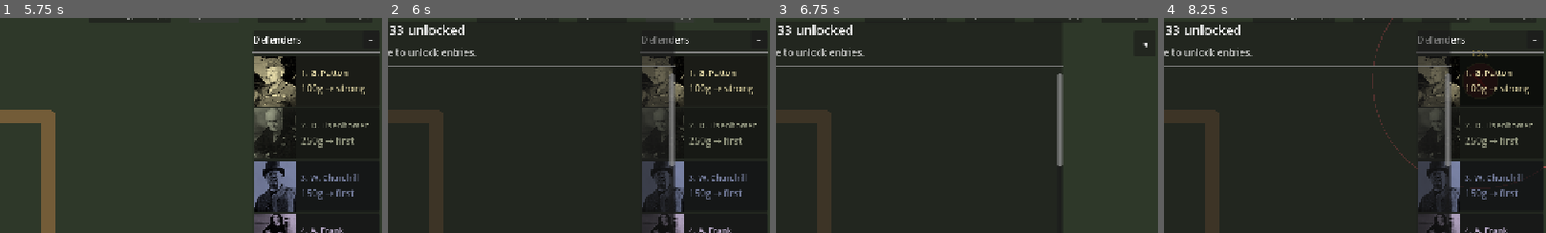
Above: before the commit, frames 1-4 (left to right).
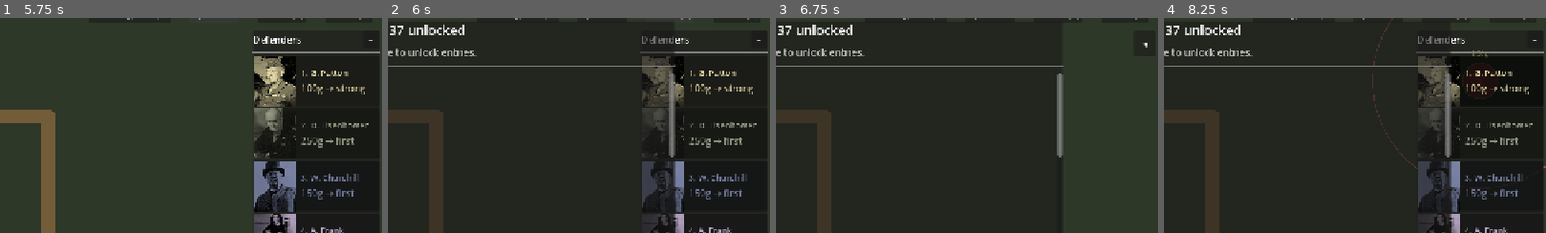
Above: after the commit, the same moments.

Repository: Josh-Buck/wwii-td
Game: Godot game, scene res://scenes/main/Main.tscn
Two runs of this game, one before a commit and one after it. Both use one fixed random seed, a clock stepped at 60 frames per second and the inputs below.
Inputs (mouse positions are % of the whole screen's width and height, from its top left):
- Up to frame 1 (5.75 s): click "Start Run" at 0.5 s; click "Start Wave 1 ▶" at 1.25 s; click "Bombing Run (B)" at 2 s; click "Click target… (Esc)" at 2.75 s; click "Speed: 1x" at 3.5 s; click "Speed: 2x" at 4.25 s; click "Speed: 4x" at 5 s
- Up to frame 2 (6 s): click "Codex (C)" at 5.75 s
- Up to frame 3 (6.75 s): click "−" at 6.5 s
- Up to frame 4 (8.25 s): click "◂" at 7.25 s; click (91, 20) at 8.02 s
The pictures show only the part of the screen within x 50-100%, y 5-55%; the shares and areas given below are measured in that part.

Frame 1 is identical in both runs. In frame 2, 0.1% of the frame differs, in the area x 2-76%, y 3-69%; in frame 3, 0.1%; in frame 4, 0.1%.

Commit message:
feat: Manhattan Project ultimate
- Four sourced codex entries (Oppenheimer, Trinity, Hiroshima, Nagasaki)
  auto-unlock as the player clears waves 5, 8, 11, 13.
- Once all four are in the codex, a Manhattan Project button appears
  in the TopBar. Clicking opens a confirmation dialog naming the cost.
- On confirm: every enemy on the battlefield takes pierce damage that
  exceeds any HP pool (clearing the map) and the run is flagged for
  -50% War Effort earned. Once per run.
- Follows CLAUDE.md content guardrails: not a free win button, comes
  with a permanent narrative cost; codex sourced from Hiroshima Peace
  Memorial Museum, Nagasaki Atomic Bomb Museum, Rhodes, Bird/Sherwin.

Diff:
--- a/autoload/GameState.gd
+++ b/autoload/GameState.gd
@@ -12,6 +12,8 @@
 var held_shares: Dictionary = {}  ## stock id -> count
 var has_free_upgrade: bool = false  ## roguelike shop: consume on next upgrade
 var free_tower_pending: StringName = &""  ## roguelike shop: free placement queued
+var manhattan_used: bool = false  ## true after the player uses the Manhattan Project once
+var manhattan_penalty: bool = false  ## halves WEP earned this run if true
 
 # Per-run statistics (reset on reset_run, displayed on end screen)
 var stat_kills: int = 0
@@ -28,6 +30,8 @@
 	held_shares.clear()
 	has_free_upgrade = false
 	free_tower_pending = &""
+	manhattan_used = false
+	manhattan_penalty = false
 	stat_kills = 0
 	stat_gold_from_kills = 0
 	stat_bonds_purchased = 0
--- /dev/null
+++ b/data/codex/hiroshima.tres
@@ -0,0 +1,14 @@
+[gd_resource type="Resource" script_class="CodexEntry" load_steps=2 format=3]
+
+[ext_resource type="Script" path="res://scripts/resources/codex_entry.gd" id="1"]
+
+[resource]
+script = ExtResource("1")
+id = &"hiroshima"
+title = "Hiroshima (6 August 1945)"
+body = "At 8:15 a.m. local time, a B-29 Superfortress named Enola Gay dropped a uranium gun-type bomb — codenamed 'Little Boy' — over the city of Hiroshima. The bomb detonated at about 580 m above ground, producing a yield of around 15 kilotons.
+
+Hiroshima was a Japanese military headquarters and supply node, but the population at the time was overwhelmingly civilian. Estimates of those killed immediately or in the first months from blast, fire, and acute radiation sickness range from 70,000 to 140,000 people. Tens of thousands more died over the following years from radiation-related cancers and injuries; the hibakusha — atomic-bomb survivors — and their families continue to live with that legacy.
+
+President Harry S. Truman, in a statement after the bombing, called Hiroshima 'a military base' chosen 'because we wished in this first attack to avoid, in so far as possible, the killing of civilians.' That framing has been the subject of historical debate ever since."
+sources = "Sources: Hiroshima Peace Memorial Museum, United States Holocaust Memorial Museum (Pacific theatre archives), The Making of the Atomic Bomb (Richard Rhodes), John Hersey's 'Hiroshima' (1946)."
--- /dev/null
+++ b/data/codex/nagasaki.tres
@@ -0,0 +1,14 @@
+[gd_resource type="Resource" script_class="CodexEntry" load_steps=2 format=3]
+
+[ext_resource type="Script" path="res://scripts/resources/codex_entry.gd" id="1"]
+
+[resource]
+script = ExtResource("1")
+id = &"nagasaki"
+title = "Nagasaki (9 August 1945)"
+body = "Three days after Hiroshima, at 11:02 a.m. local time, a B-29 named Bockscar dropped a plutonium implosion bomb — codenamed 'Fat Man' — over Nagasaki. The intended target was Kokura; cloud cover diverted the mission. Detonation at about 500 m altitude produced a yield of roughly 21 kilotons.
+
+The valley terrain partially confined the blast, but immediate deaths are estimated at 40,000 to 80,000, with a comparable number dying in the following months. Among those killed were Allied prisoners of war held at a camp on the city's outskirts, conscripted Korean labourers, and a substantial Japanese Catholic community concentrated near the hypocenter at Urakami Cathedral.
+
+On 15 August Emperor Hirohito's recorded surrender broadcast was aired; formal surrender was signed aboard the USS Missouri on 2 September 1945. The debate over whether the atomic bombings were necessary to end the war — whether a Soviet declaration of war (8 August), continued conventional bombing, or a demonstration blast might have produced the same result — has continued among historians for eight decades."
+sources = "Sources: Nagasaki Atomic Bomb Museum, United States Strategic Bombing Survey (1946), The Decision to Use the Atomic Bomb (Gar Alperovitz), Racing the Enemy (Tsuyoshi Hasegawa)."
--- /dev/null
+++ b/data/codex/oppenheimer.tres
@@ -0,0 +1,14 @@
+[gd_resource type="Resource" script_class="CodexEntry" load_steps=2 format=3]
+
+[ext_resource type="Script" path="res://scripts/resources/codex_entry.gd" id="1"]
+
+[resource]
+script = ExtResource("1")
+id = &"oppenheimer"
+title = "J. Robert Oppenheimer (1904-1967)"
+body = "American theoretical physicist. Scientific director of Project Y at Los Alamos from 1943 to 1945 — the laboratory inside the broader Manhattan Project that designed and built the first atomic bombs.
+
+Oppenheimer assembled and led a community of several thousand scientists and engineers — including Hans Bethe, Enrico Fermi, Richard Feynman, Stanislaw Ulam, and Niels Bohr — under extraordinary wartime conditions. He chose the test site at Alamogordo and named the first test 'Trinity' after a Donne sonnet.
+
+After witnessing the Trinity test on 16 July 1945, he later said the line from the Bhagavad Gita 'Now I am become Death, the destroyer of worlds' came into his mind. He spent the rest of his career arguing publicly for civilian control of nuclear weapons and against the U.S. hydrogen-bomb programme. In 1954, in a politically charged hearing during the second Red Scare, his security clearance was revoked. It was posthumously restored by the U.S. Department of Energy in 2022."
+sources = "Sources: American Prometheus (Kai Bird & Martin J. Sherwin), Atomic Heritage Foundation, U.S. Department of Energy."
--- /dev/null
+++ b/data/codex/trinity.tres
@@ -0,0 +1,14 @@
+[gd_resource type="Resource" script_class="CodexEntry" load_steps=2 format=3]
+
+[ext_resource type="Script" path="res://scripts/resources/codex_entry.gd" id="1"]
+
+[resource]
+script = ExtResource("1")
+id = &"trinity"
+title = "Trinity — first nuclear test (16 July 1945)"
+body = "The first detonation of a nuclear weapon. Conducted at 5:29 a.m. local time at the White Sands Proving Ground in the Jornada del Muerto desert of southern New Mexico, about 340 km south of Los Alamos.
+
+The device — codenamed 'the gadget' — was a plutonium implosion design, the same configuration later used at Nagasaki. It produced a yield of about 21 kilotons of TNT equivalent; the fireball reached roughly 12 km in altitude. The flash was seen 270 km away in Albuquerque, and the shockwave broke windows in Silver City.
+
+Physicists at the test pool reportedly held five-dollar bets on the yield; some had wagered the test would ignite the atmosphere. Enrico Fermi dropped torn pieces of paper from his hand to estimate the blast wave and arrived at roughly 10 kilotons — a remarkable improvised measurement. Sixteen days later, on 6 August, a uranium gun-type bomb destroyed Hiroshima; three days after that, a Trinity-design plutonium bomb destroyed Nagasaki."
+sources = "Sources: Atomic Heritage Foundation, U.S. Department of Energy, The Making of the Atomic Bomb (Richard Rhodes)."
--- a/scenes/map/Map.gd
+++ b/scenes/map/Map.gd
@@ -291,6 +291,8 @@
 	# 2 WEP per wave + 10 victory bonus + 1 per kill / 25 so a real run earns
 	# enough to recruit a figure (5-18 WEP) without grinding 4 runs each time.
 	var earned := waves_cleared * 2 + (10 if victory else 0) + (GameState.stat_kills / 25)
+	if GameState.manhattan_penalty:
+		earned = int(earned * 0.5)
 	var total := wave_director.wave_count() if wave_director else 9
 	MetaProgress.award_war_effort(earned)
 	if hud and hud.has_method("show_end_screen"):
--- a/scenes/ui/HUD.gd
+++ b/scenes/ui/HUD.gd
@@ -35,6 +35,7 @@
 @onready var pause_quit_btn: Button = $PauseOverlay/Center/VBox/PauseQuitButton
 @onready var speed_btn: Button = $TopBar/SpeedButton
 @onready var bomb_btn: Button = $TopBar/BombButton
+@onready var manhattan_btn: Button = $TopBar/ManhattanButton
 @onready var sidebar: PanelContainer = $TowerSidebar
 @onready var sidebar_list: VBoxContainer = $TowerSidebar/VBox/ScrollContainer/PaletteList
 @onready var sidebar_collapse_btn: Button = $TowerSidebar/VBox/HeaderRow/CollapseButton
@@ -113,6 +114,10 @@
 	"res://data/codex/tojo.tres",
 	"res://data/codex/hitler.tres",
 	"res://data/codex/v2_rocket.tres",
+	"res://data/codex/oppenheimer.tres",
+	"res://data/codex/trinity.tres",
+	"res://data/codex/hiroshima.tres",
+	"res://data/codex/nagasaki.tres",
 	"res://data/codex/audie_murphy.tres",
 	"res://data/codex/zhukov.tres",
 	"res://data/codex/rosie.tres",
@@ -160,6 +165,9 @@
 	speed_btn.pressed.connect(_cycle_speed)
 	_apply_speed()
 	bomb_btn.pressed.connect(_on_bomb_btn_pressed)
+	manhattan_btn.pressed.connect(_on_manhattan_btn_pressed)
+	EventBus.wave_ended.connect(_on_wave_ended_manhattan_chain)
+	_refresh_manhattan_button()
 	end_perk_btn.pressed.connect(_on_perk_btn_pressed)
 	end_recruit_btn.pressed.connect(_open_recruit_screen)
 	end_restart_btn.pressed.connect(_on_restart_pressed)
@@ -250,6 +258,61 @@
 		selection_label.text = "Selected: %s (%dg)" % [stats.display_name, stats.cost]
 	_refresh_palette_highlight(stats)
 
+const _MANHATTAN_CHAIN: Array[StringName] = [&"oppenheimer", &"trinity", &"hiroshima", &"nagasaki"]
+const _MANHATTAN_WAVE_UNLOCKS: Dictionary = {
+	4: &"oppenheimer",  ## after clearing wave 5 (wave index 4)
+	7: &"trinity",      ## after wave 8
+	10: &"hiroshima",   ## after wave 11
+	12: &"nagasaki",    ## after wave 13
+}
+
+func _on_wave_ended_manhattan_chain(idx: int) -> void:
+	if _MANHATTAN_WAVE_UNLOCKS.has(idx):
+		var entry_id: StringName = _MANHATTAN_WAVE_UNLOCKS[idx]
+		MetaProgress.mark_codex_seen(entry_id)
+	_refresh_manhattan_button()
+
+func _is_manhattan_chain_complete() -> bool:
+	for id in _MANHATTAN_CHAIN:
+		if id not in MetaProgress.codex_seen:
+			return false
+	return true
+
+func _refresh_manhattan_button() -> void:
+	var unlocked: bool = _is_manhattan_chain_complete()
+	manhattan_btn.visible = unlocked
+	if not unlocked:
+		return
+	if GameState.manhattan_used:
+		manhattan_btn.text = "Manhattan Project — used"
+		manhattan_btn.disabled = true
+	else:
+		manhattan_btn.text = "Manhattan Project"
+		manhattan_btn.disabled = false
+
+func _on_manhattan_btn_pressed() -> void:
+	if GameState.manhattan_used:
+		return
+	if not _is_manhattan_chain_complete():
+		return
+	var dialog := ConfirmationDialog.new()
+	dialog.title = "Authorize Manhattan Project?"
+	dialog.dialog_text = "This clears every enemy on the battlefield now. The moral cost: -50%% War Effort earned this run, and a permanent codex entry on civilian casualties. Once per run.\n\nProceed?"
+	add_child(dialog)
+	dialog.confirmed.connect(_apply_manhattan)
+	dialog.canceled.connect(dialog.queue_free)
+	dialog.confirmed.connect(dialog.queue_free)
+	dialog.popup_centered()
+
+func _apply_manhattan() -> void:
+	GameState.manhattan_used = true
+	GameState.manhattan_penalty = true
+	for e in get_tree().get_nodes_in_group("enemies"):
+		if is_instance_valid(e) and e.has_method("take_damage"):
+			e.take_damage(99999.0, true)
+	_show_toast("Manhattan Project authorized — battlefield cleared. Codex updated.")
+	_refresh_manhattan_button()
+
 func _on_bomb_btn_pressed() -> void:
 	var br_nodes := get_tree().get_nodes_in_group("bombing_run")
 	if br_nodes.is_empty():
@@ -735,6 +798,7 @@
 	_wave_in_progress = false
 	_waves_completed = 0
 	_refresh_start_wave_btn()
+	_refresh_manhattan_button()
 
 func _on_run_ended_for_btn(_v: bool) -> void:
 	_wave_in_progress = false
--- a/scenes/ui/HUD.tscn
+++ b/scenes/ui/HUD.tscn
@@ -46,6 +46,11 @@
 [node name="BombButton" type="Button" parent="TopBar"]
 text = "Bombing Run (B)"
 tooltip_text = "90 s cooldown. Click an area, 1.5 s telegraph, then big AoE damage."
+
+[node name="ManhattanButton" type="Button" parent="TopBar"]
+visible = false
+text = "Manhattan Project"
+tooltip_text = "Unlocks after reading the Manhattan codex chain. Clears the battlefield once per run. -50% War Effort earned this run."
 
 [node name="SpeedButton" type="Button" parent="TopBar"]
 text = "Speed: 1x"
